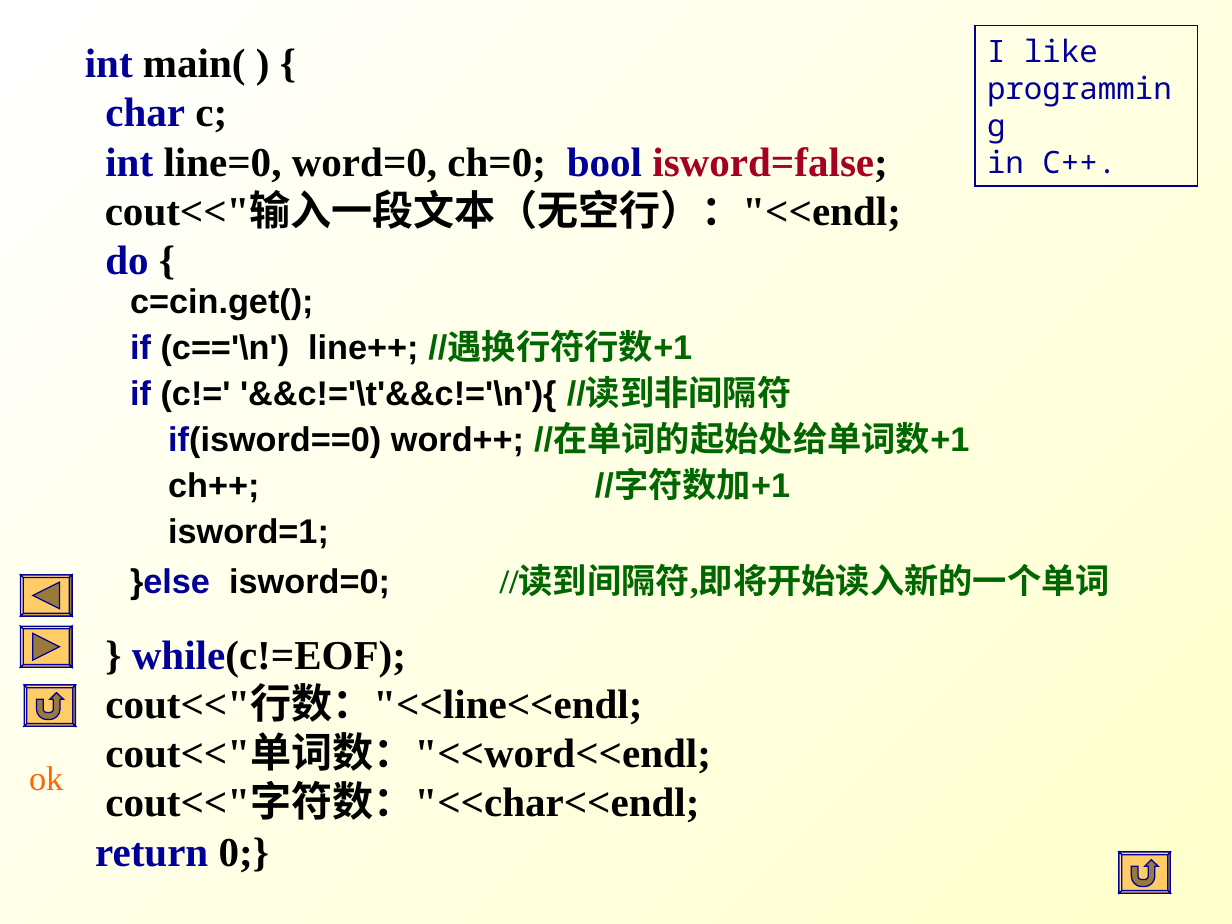
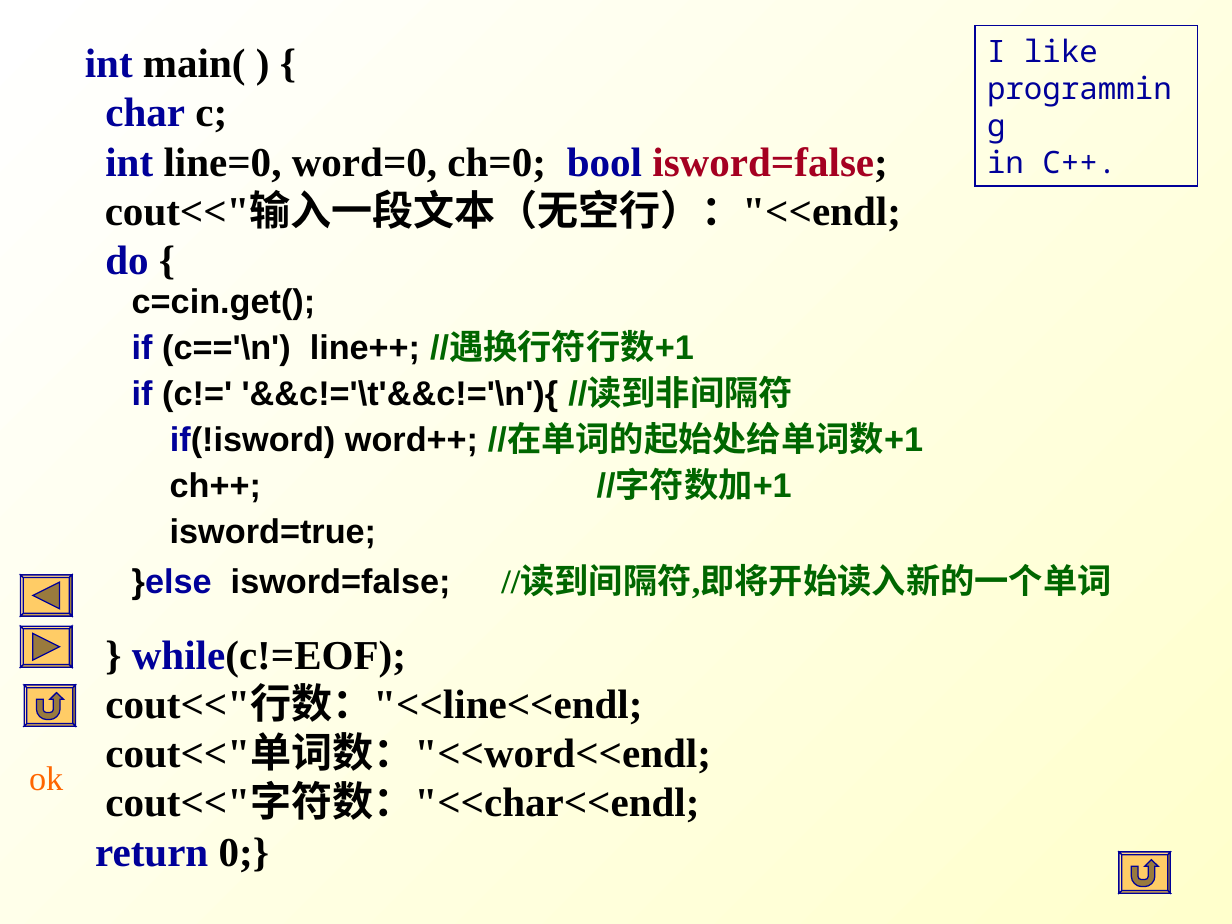
Before and after one commit to Changhe160/Changhe160.github.io, a slide deck: slide 77 of teachingRes/Cplusplus/unit02控制结构.ppt. Drawn at 1232x924 pixels with LibreOffice and Linux fonts; fonts in the diff are those of the drawing. Boxes give left, top, right and bottom in pixels: in the first picture for what was removed or moved away, otherwise in the second. Text is boxed around its words. In the diff, an @@ line names an element or a change of style, - is before the commit and + after.

```diff
--- a/teachingRes/Cplusplus/unit02控制结构.ppt
+++ b/teachingRes/Cplusplus/unit02控制结构.ppt
@@ text at box(170, 424, 923, 458): text changed @@
-if(isword==0) word++; //在单词的起始处给单词数+1
+if(!isword) word++; //在单词的起始处给单词数+1
@@ text at box(132, 518, 1111, 600): text changed; text colour #006600 to #000000 @@
-isword=1;
-}else isword=0; //读到间隔符,即将开始读入新的一个单词
+isword=true;
+}else isword=false; //读到间隔符,即将开始读入新的一个单词
```
Also in this commit, not shown: 1 other slide changed, 2 other files.
